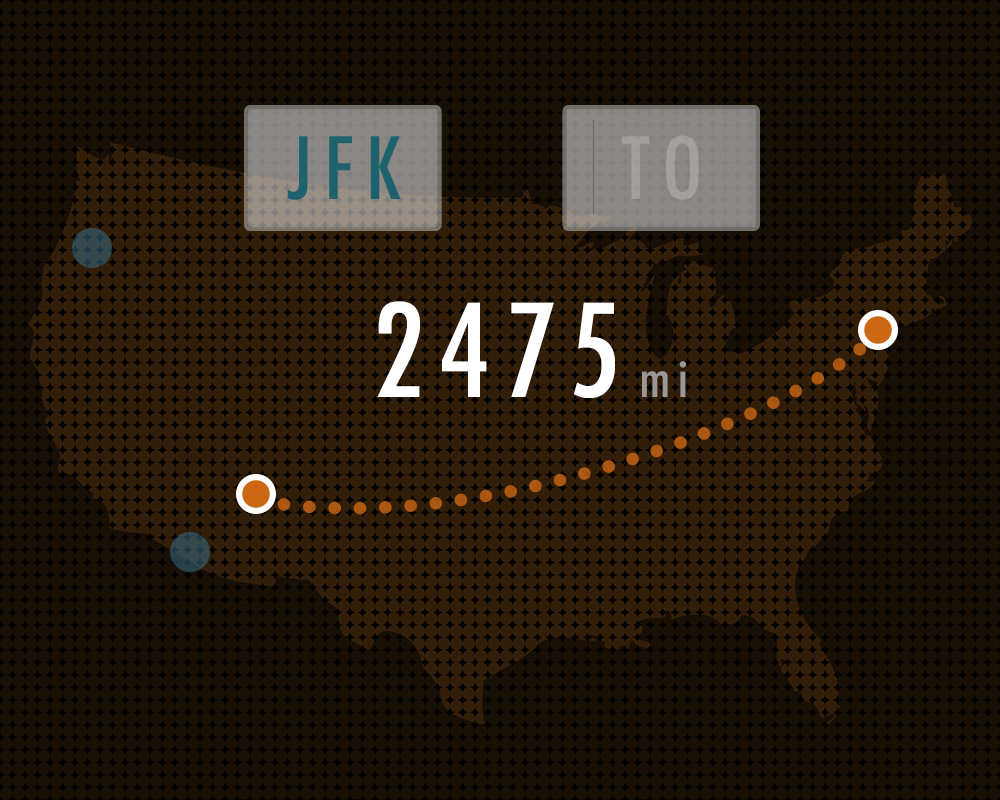
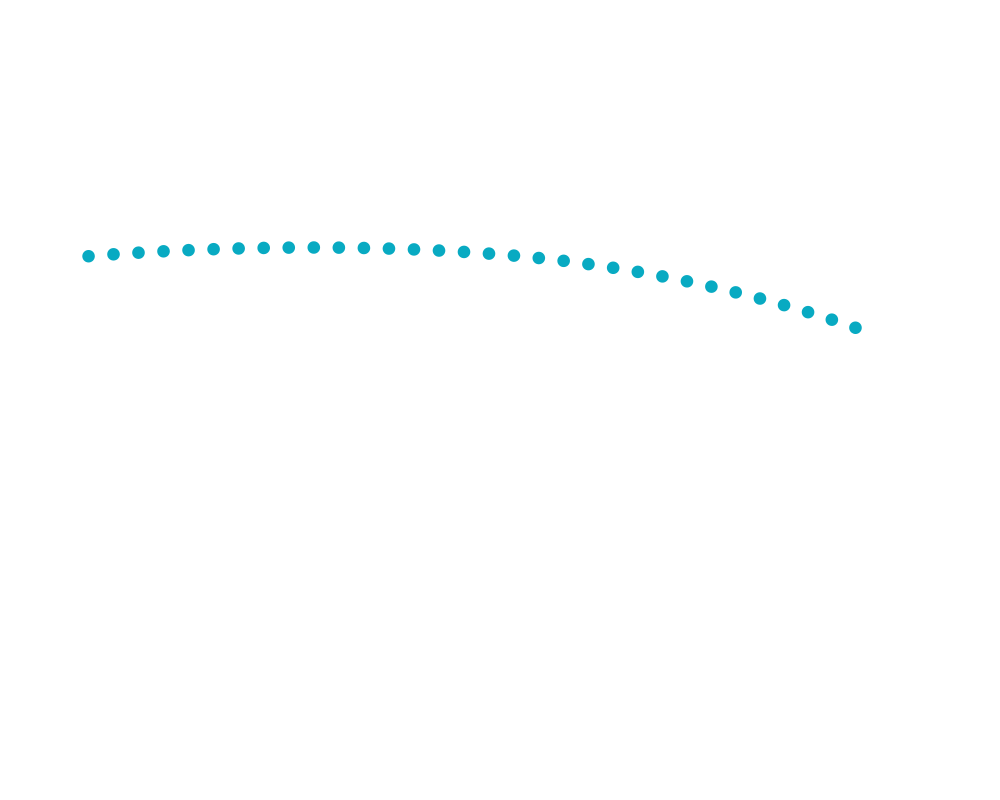
The second w=1000, h=800 image is a revision of the first. Changes to its layers:
hid "2475mi" over (377, 301, 686, 398)
hid "TO" over (621, 135, 699, 200)
hid "JFK" (1st of 2) over (287, 136, 401, 200)
hid "From Box" over (244, 105, 442, 231)
hid "To Box" over (562, 105, 760, 231)
hid "PDX" over (72, 228, 112, 268)
hid "LAX" over (236, 474, 276, 514)
hid "LAS" over (170, 532, 210, 572)
hid "JFK" (2nd of 2) over (858, 310, 898, 350)
added layer "Shape 3" above "path copy 4" over (88, 241, 862, 327)
hid "path", opacity 80% → 100%, painted on it over (260, 326, 876, 502)
hid "map_brown-01" over (0, 0, 1000, 800)
hid "Layer 0" over (0, 0, 1000, 800)
